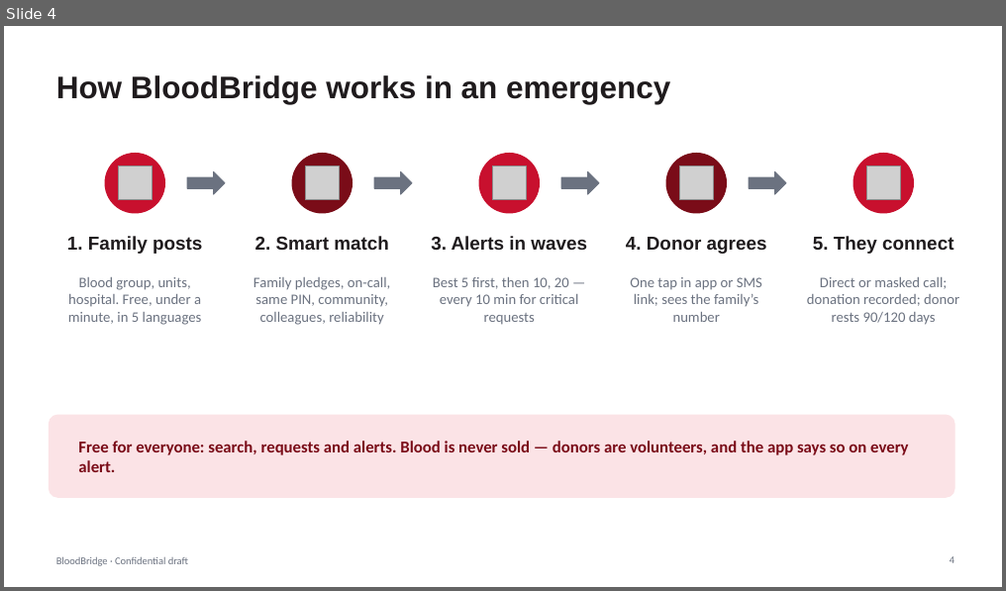
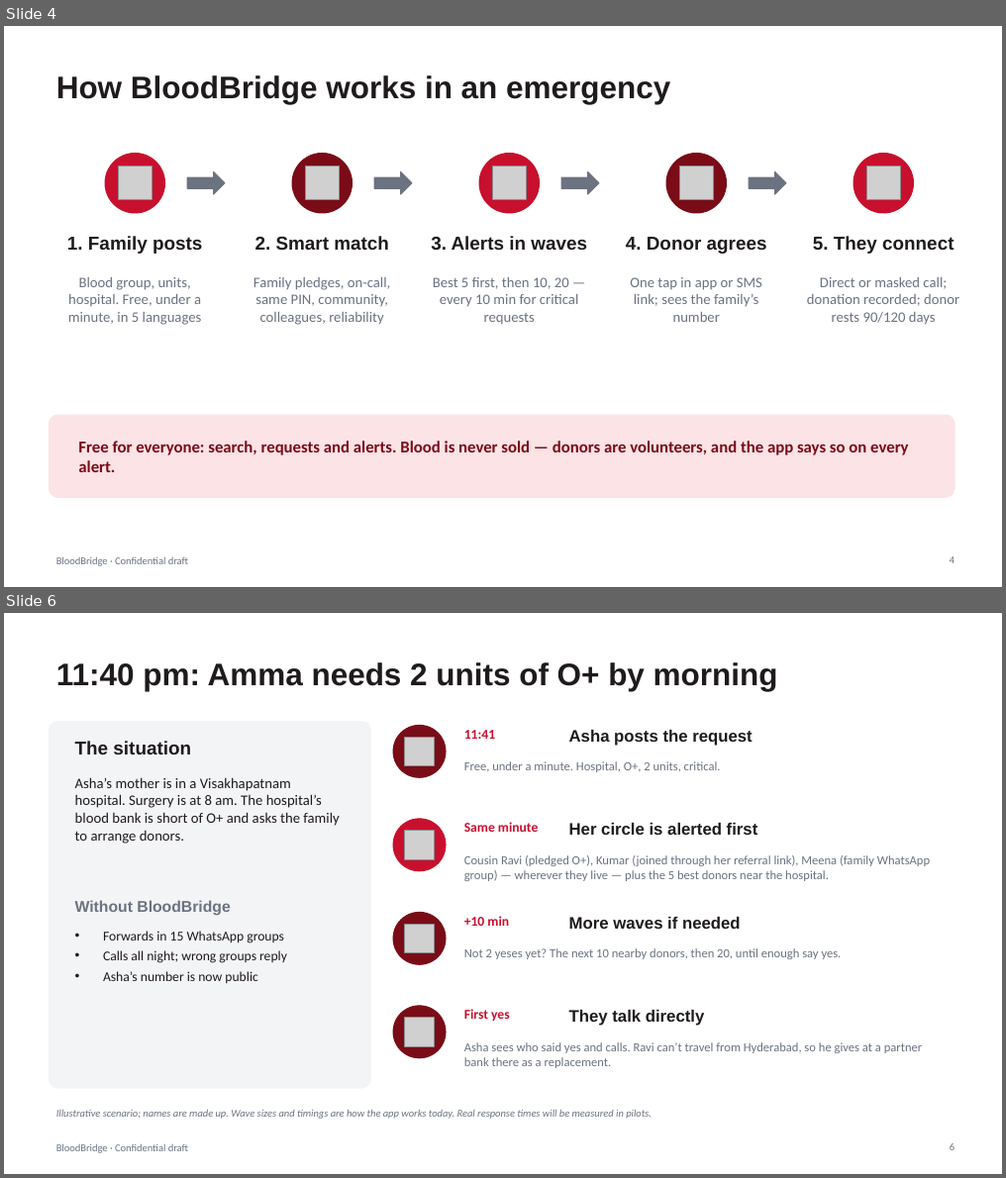
Before and after one commit to vijaygajjarapu/BloodBridge, a slide deck: docs/BloodBridge_Investor_Pitch_BRD.pptx. Shown one above the other, each under a label of ours: slide 4 before the commit, slides 4 and 6 after it; the slides between them are not shown. The pictures are 1006x591 and 1006x1178 pixels, drawn with LibreOffice and Linux fonts; fonts in the diff are those of the drawing; grey boxes stand for pictures. Boxes give left, top, right and bottom in pixels: in the first picture for what was removed or moved away, otherwise in the second. Text is boxed around its words. In the diff, an @@ line names an element or a change of style, - is before the commit and + after.

```diff
--- a/docs/BloodBridge_Investor_Pitch_BRD.pptx
+++ b/docs/BloodBridge_Investor_Pitch_BRD.pptx
@@ slide 6 added at [4,613,1002,1174], background #FFFFFF; not listed: 1 template element that a slide beside it also shows @@
@@ title added at [56,663,778,691], 30 pt, text #1F1B1D, bold @@
+11:40 pm: Amma needs 2 units of O+ by morning
@@ rounded rectangle added at [49,722,371,1088], fill #F3F4F6, outline #F3F4F6 1 pt @@
@@ ellipse added at [393,725,446,777], fill #7A0C18, outline #7A0C18 1 pt @@
@@ text added at [464,730,495,739], 13 pt, text #C8102E, bold @@
+11:41
@@ text added at [569,730,751,746], 16 pt, text #1F1B1D, bold @@
+Asha posts the request
@@ text added at [75,741,191,755], 18 pt, text #1F1B1D, bold @@
+The situation
@@ picture added at [405,737,434,765] @@
@@ text added at [75,777,339,844], 14 pt, text #1F1B1D @@
+Asha’s mother is in a Visakhapatnam hospital. Surgery is at 8 am. The hospital’s blood bank is short of O+ and asks the family to arrange donors.
@@ text added at [464,761,721,772], 12 pt, text #6B7280 @@
+Free, under a minute. Hospital, O+, 2 units, critical.
@@ ellipse added at [393,819,446,871], fill #C8102E, outline #C8102E 1 pt @@
@@ picture added at [405,830,434,860] @@
@@ text added at [464,822,538,832], 13 pt, text #C8102E, bold @@
+Same minute
@@ text added at [569,823,758,835], 16 pt, text #1F1B1D, bold @@
+Her circle is alerted first
@@ text added at [464,856,930,881], 12 pt, text #6B7280 @@
+Cousin Ravi (pledged O+), Kumar (joined through her referral link), Meena (family WhatsApp group) — wherever they live — plus the 5 best donors near the hospital.
@@ text added at [75,900,230,916], 15 pt, text #6B7280, bold @@
+Without BloodBridge
@@ text added at [103,931,287,983], 13 pt, text #1F1B1D @@
+• Forwards in 15 WhatsApp groups
+• Calls all night; wrong groups reply
+• Asha’s number is now public
@@ ellipse added at [393,912,446,964], fill #7A0C18, outline #7A0C18 1 pt @@
@@ picture added at [405,924,434,953] @@
@@ text added at [464,916,509,926], 13 pt, text #C8102E, bold @@
++10 min
@@ text added at [569,917,741,929], 16 pt, text #1F1B1D, bold @@
+More waves if needed
@@ text added at [464,949,842,959], 12 pt, text #6B7280 @@
+Not 2 yeses yet? The next 10 nearby donors, then 20, until enough say yes.
@@ ellipse added at [393,1006,446,1059], fill #7A0C18, outline #7A0C18 1 pt @@
@@ picture added at [405,1017,434,1047] @@
@@ text added at [464,1009,510,1021], 13 pt, text #C8102E, bold @@
+First yes
@@ text added at [569,1010,705,1026], 16 pt, text #1F1B1D, bold @@
+They talk directly
@@ text added at [464,1043,922,1068], 12 pt, text #6B7280 @@
+Asha sees who said yes and calls. Ravi can’t travel from Hyderabad, so he gives at a partner bank there as a replacement.
@@ text added at [56,1110,651,1119], 10 pt, text #6B7280, italic @@
+Illustrative scenario; names are made up. Wave sizes and timings are how the app works today. Real response times will be measured in pilots.
@@ page number added at [949,1144,954,1151], 10 pt, text #6B7280 @@
+6
```
Also in this commit, not shown: 4 slides changed, 6 other slides added, 25 other files.
